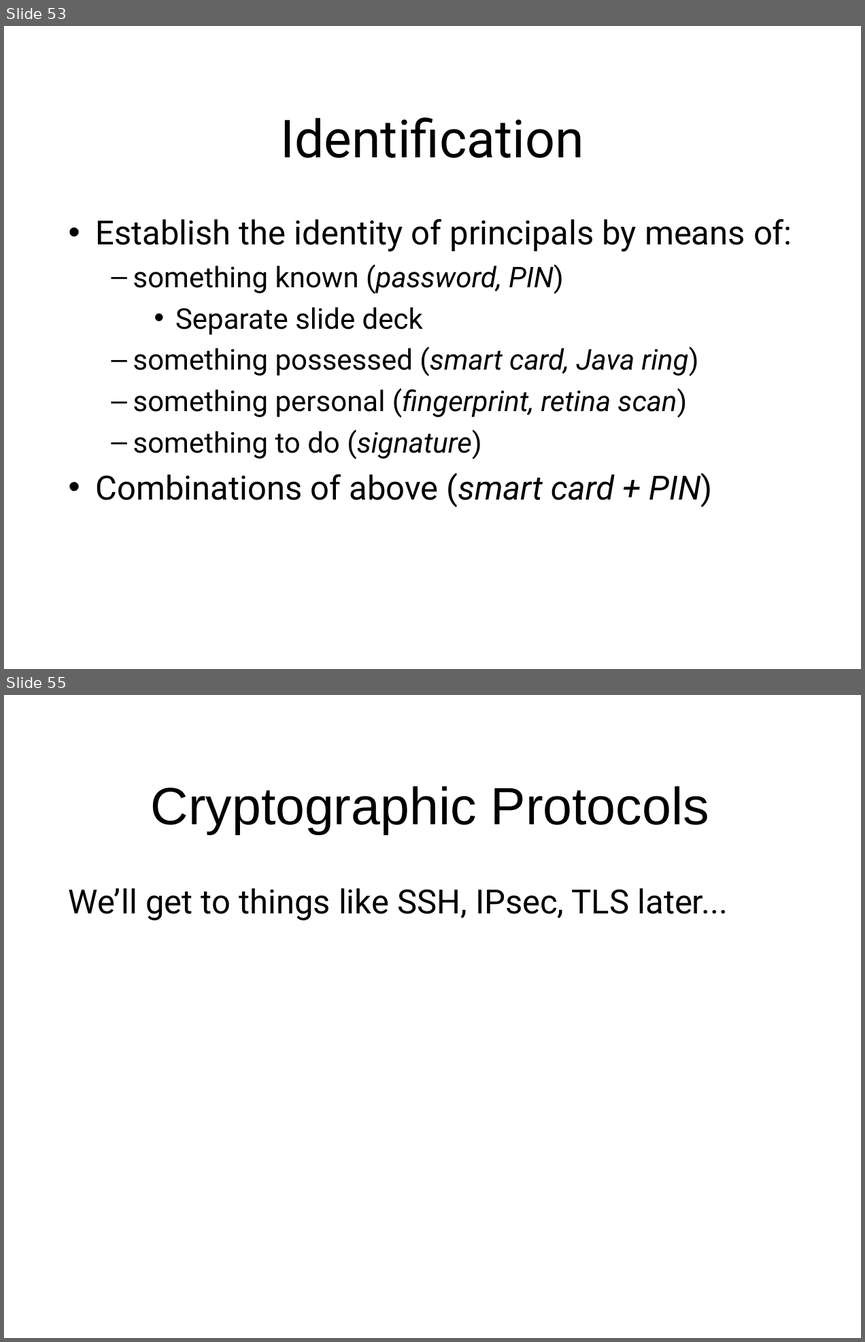
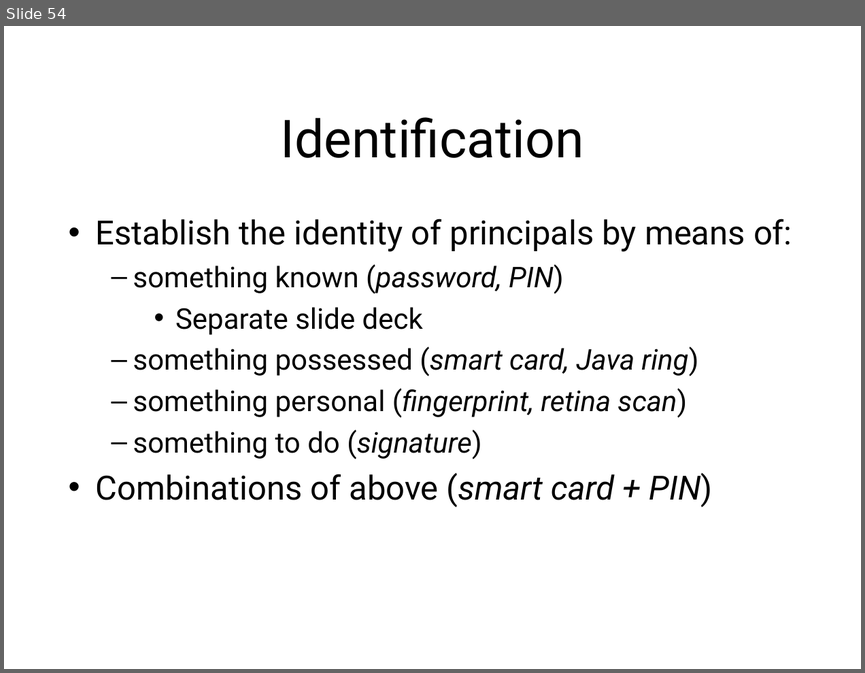
Before and after one commit to sftcd/cs7053, a slide deck: 2024lectures/02-concepts.odp. Shown one above the other, each under a label of ours: slides 53 and 55 before the commit, slide 54 after it; the slides between them are not shown. The pictures are 865x1342 and 865x673 pixels, drawn with LibreOffice and Linux fonts; fonts in the diff are those of the drawing. Boxes give left, top, right and bottom in pixels: in the first picture for what was removed or moved away, otherwise in the second. Text is boxed around its words. In the diff, an @@ line names an element or a change of style, - is before the commit and + after.

```diff
--- a/2024lectures/02-concepts.odp
+++ b/2024lectures/02-concepts.odp
@@ slide 55 removed at (4,695,861,1338), background #FFFFFF @@
@@ title removed at (150,786,709,834) @@
-Cryptographic Protocols
@@ text removed at (69,888,728,921) @@
-We’ll get to things like SSH, IPsec, TLS later...
@@ what was slide 53 is now slide 54 @@
```
Also in this commit, not shown: 1 slide changed, 1 slide added, 2 other slides removed, 5 other files.
